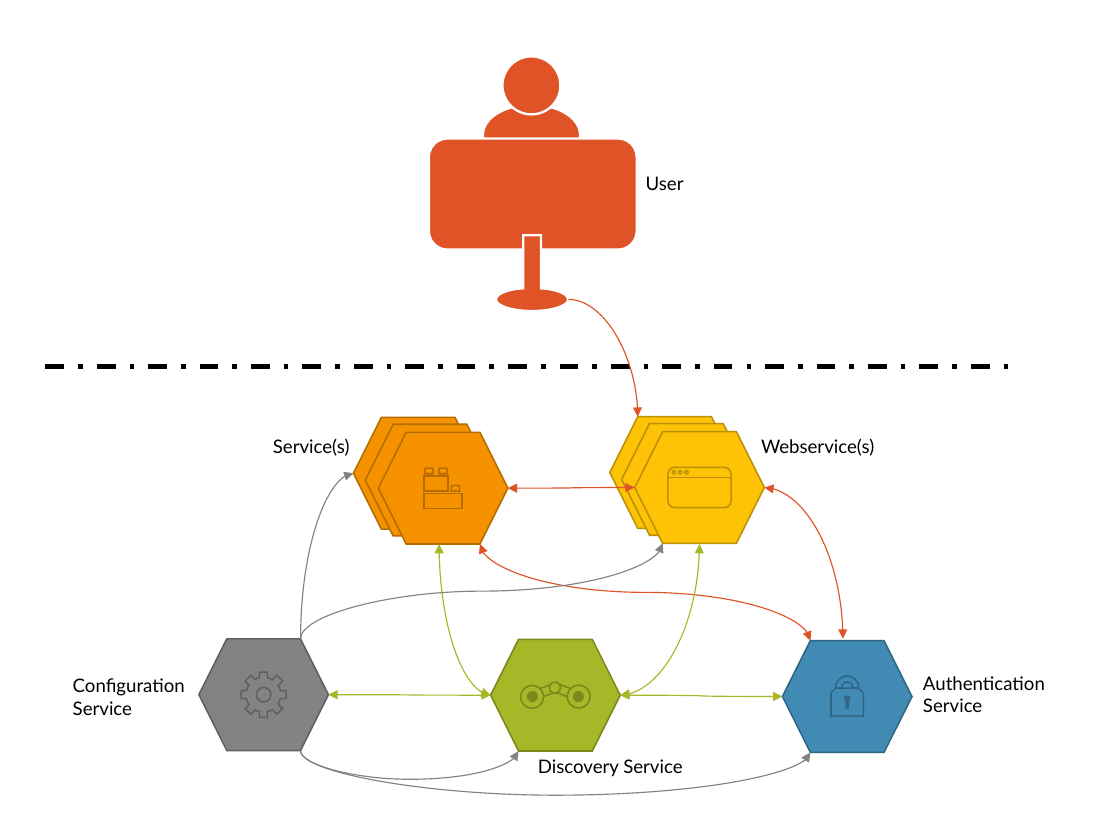
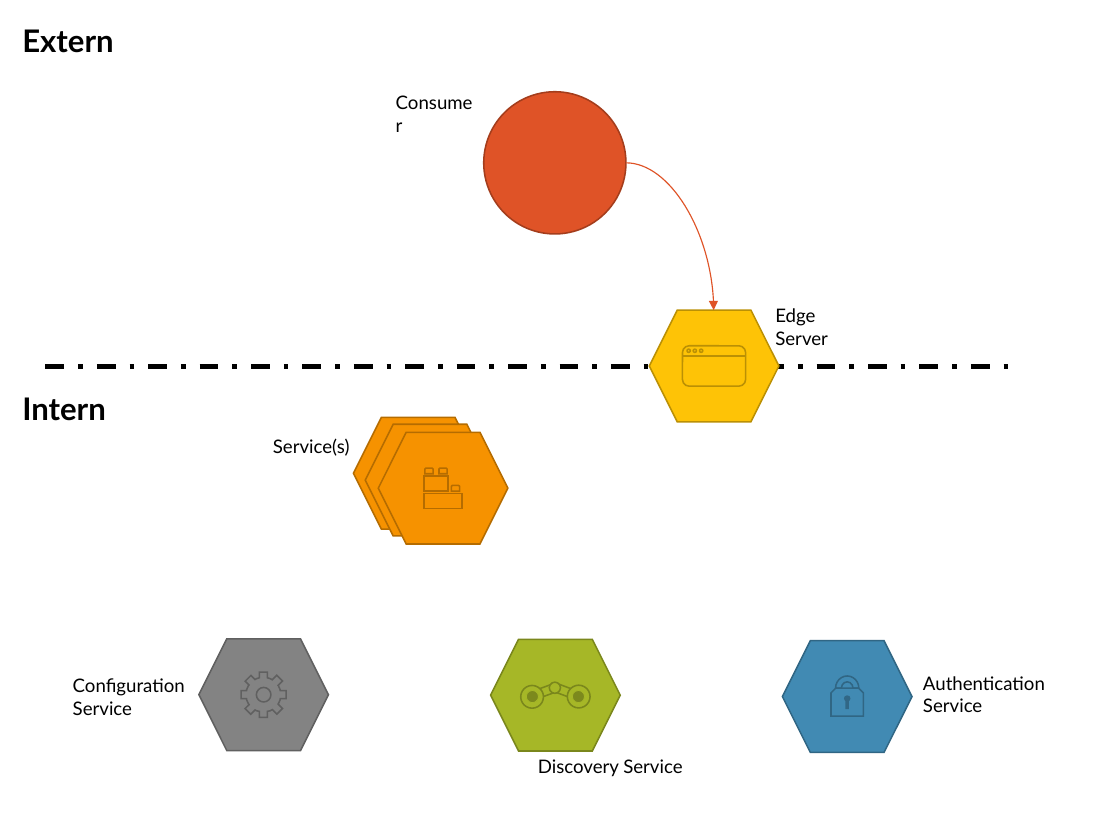
Before and after one commit to FabianWilms/hm-ba, a slide deck: slide 5 of images/ppt/graphics.pptx (slide 10 before the commit). Drawn at 1120x840 pixels with LibreOffice and Linux fonts; fonts in the diff are those of the drawing. Boxes give left, top, right and bottom in pixels: in the first picture for what was removed or moved away, otherwise in the second. Text is boxed around its words. In the diff, an @@ line names an element or a change of style, - is before the commit and + after.

```diff
--- a/images/ppt/graphics.pptx
+++ b/images/ppt/graphics.pptx
@@ text added at [22,29,113,53], 20 pt, text #000000, bold @@
+Extern
@@ text added at [384,85,485,119], 12 pt, text #000000 @@
+Consumer
@@ ellipse added at [484,92,626,234], fill #DF5327, outline #A53D1D 1 pt @@
@@ curved arrow moved from (568, 299) - (637, 417) to (626, 162) - (713, 310) @@
@@ text removed at [646,176,684,190] @@
-User
@@ group removed at [429,56,637,311]: 1 flow chart delay, 1 ellipse, 1 rounded rectangle, 1 freeform shape @@
@@ hexagon: place and size @@
-hexagon at [609,417,739,529]
+hexagon at [650,310,780,422]
@@ text at [775,308,828,345]: text changed @@
-Webservice(s)
+Edge Server
@@ 3 ellipses, 1 line, 1 rounded rectangle: place and size @@
-3 ellipses, 1 line, 1 rounded rectangle at [668,467,731,507]
+3 ellipses, 1 line, 1 rounded rectangle at [682,346,746,386]
@@ text added at [22,397,106,421], 20 pt, text #000000, bold @@
+Intern
@@ hexagon removed at [622,423,752,535] @@
@@ hexagon removed at [635,431,765,543] @@
@@ curved arrow removed from (300, 638) to (354, 474) @@
@@ curved double arrow removed from (507, 488) to (635, 487) @@
@@ curved double arrow removed from (764, 487) to (843, 638) @@
@@ curved arrow removed from (300, 638) to (663, 543) @@
@@ curved double arrow removed from (491, 696) to (439, 544) @@
@@ curved double arrow removed from (480, 544) to (811, 641) @@
@@ curved double arrow removed from (620, 696) to (700, 544) @@
@@ curved double arrow removed from (328, 694) to (491, 696) @@
@@ curved double arrow removed from (620, 696) to (783, 697) @@
@@ curved arrow removed from (300, 750) to (519, 752) @@
@@ curved arrow removed from (300, 750) to (811, 753) @@
```
Also in this commit, not shown: 2 slides added, 8 other files.
